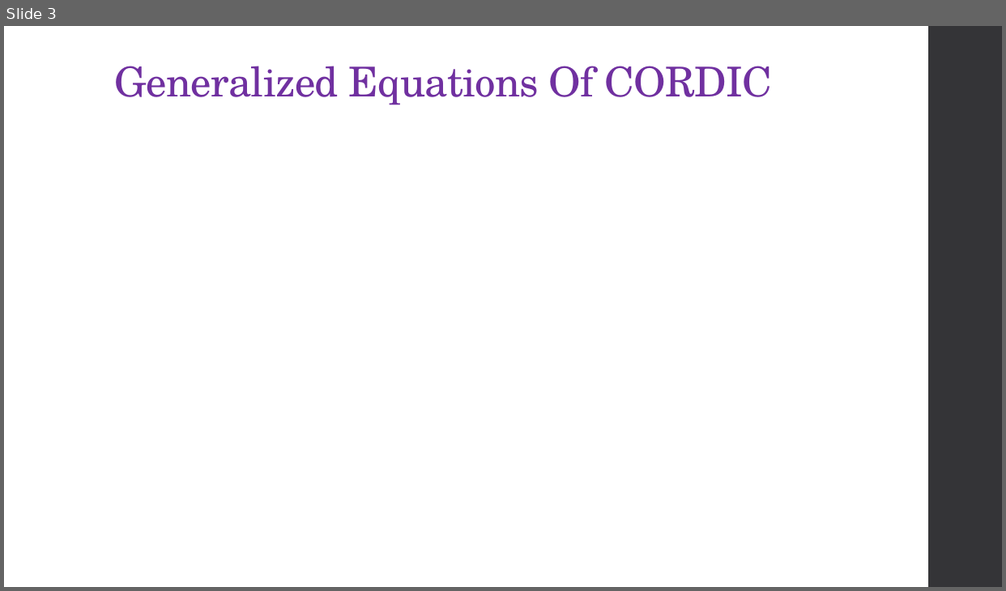
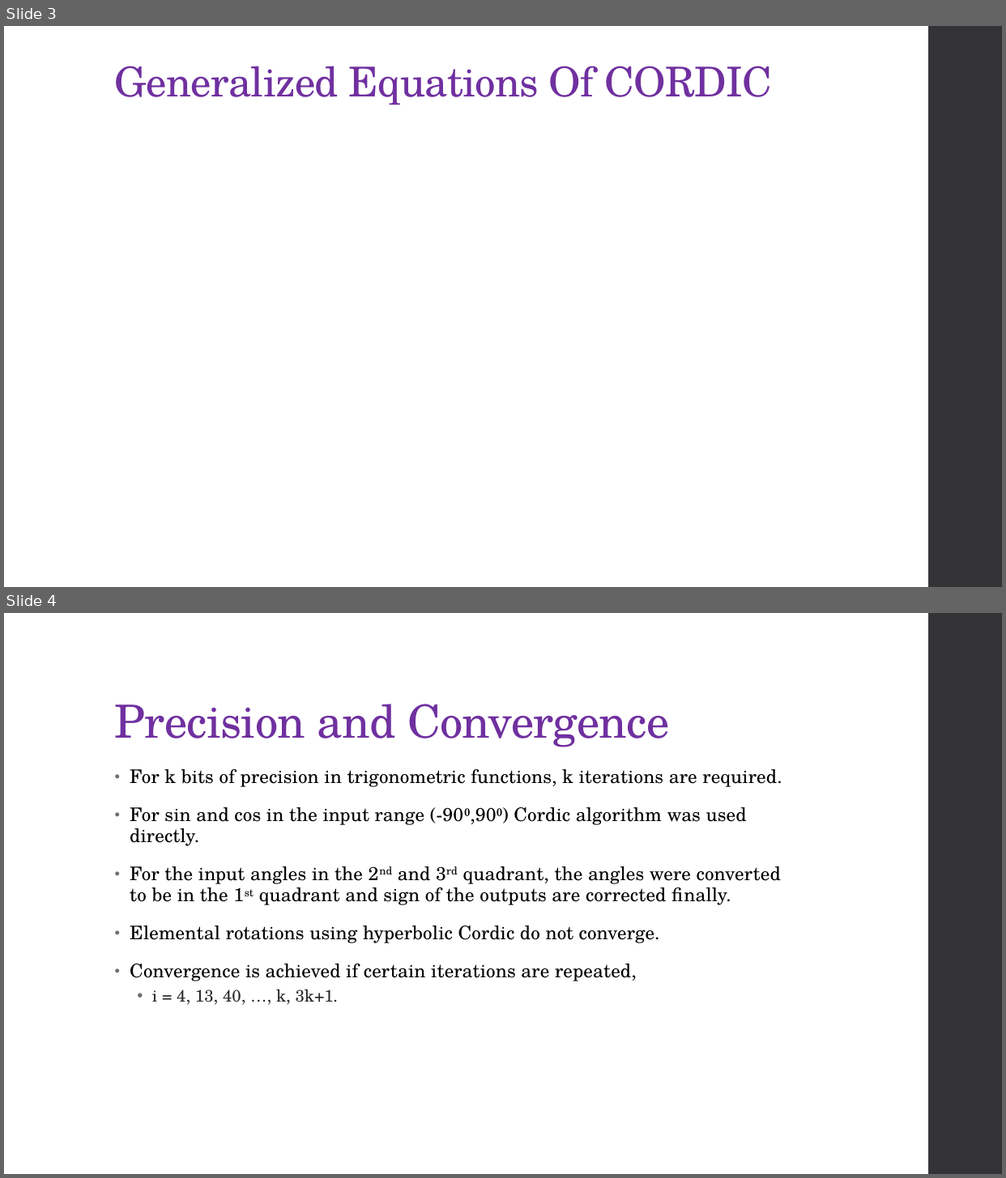
Before and after one commit to GuhanRajasekar/FPGA_course_assignments, a slide deck: Mini_Project/Demo_PPT.pptx. Shown one above the other, each under a label of ours: slide 3 before the commit, slides 3 and 4 after it. The pictures are 1006x591 and 1006x1178 pixels, drawn with LibreOffice and Linux fonts; fonts in the diff are those of the drawing; grey boxes stand for pictures. Boxes give left, top, right and bottom in pixels: in the first picture for what was removed or moved away, otherwise in the second. Text is boxed around its words. In the diff, an @@ line names an element or a change of style, - is before the commit and + after.

```diff
--- a/Mini_Project/Demo_PPT.pptx
+++ b/Mini_Project/Demo_PPT.pptx
@@ slide 4 added at (x1=4, y1=613, x2=1002, y2=1174), background #FFFFFF; not listed: 1 template element that a slide beside it also shows @@
@@ title added at (x1=115, y1=704, x2=669, y2=747), 44 pt, text #7030A0 @@
+Precision and Convergence
@@ text added at (x1=130, y1=769, x2=782, y2=1005), 18 pt, text #000000 @@
+• For k bits of precision in trigonometric functions, k iterations are required.
+• For sin and cos in the input range (-90⁰,90⁰) Cordic algorithm was used directly.
+• For the input angles in the 2nd and 3rd quadrant, the angles were converted to be in the 1st quadrant and sign of the outputs are corrected finally.
+• Elemental rotations using hyperbolic Cordic do not converge.
+• Convergence is achieved if certain iterations are repeated,
+  • i = 4, 13, 40, …, k, 3k+1.
```
Also in this commit, not shown: 3 slides changed, 14 other slides added.
